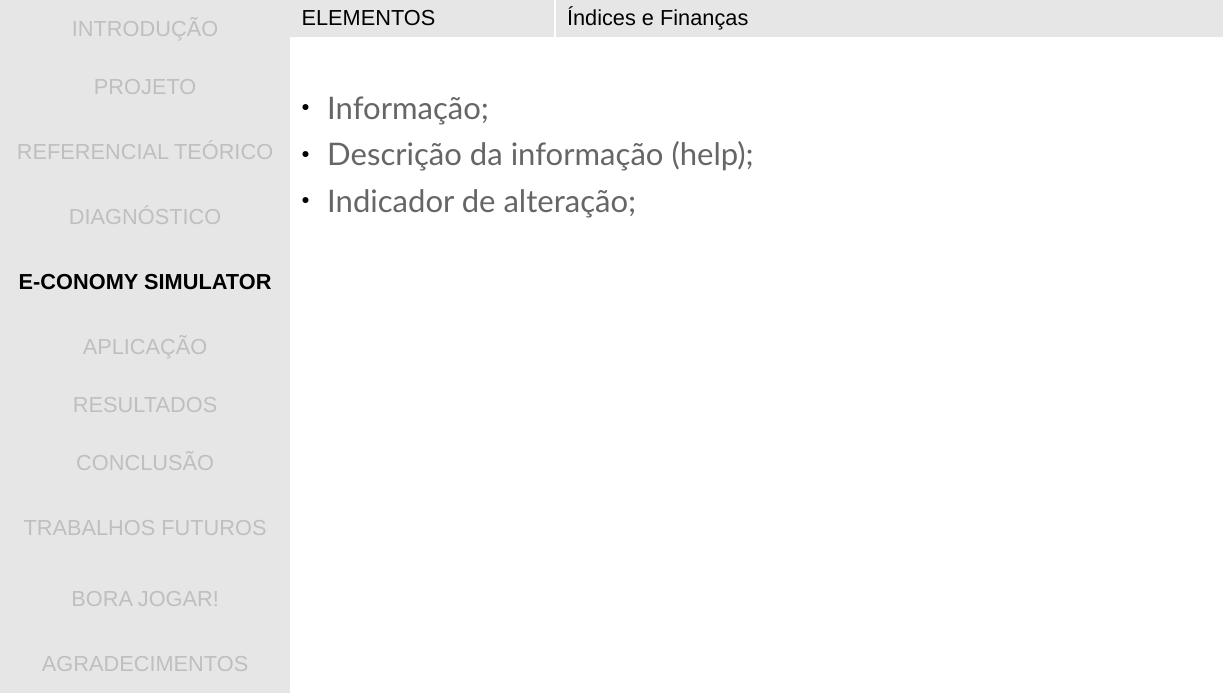
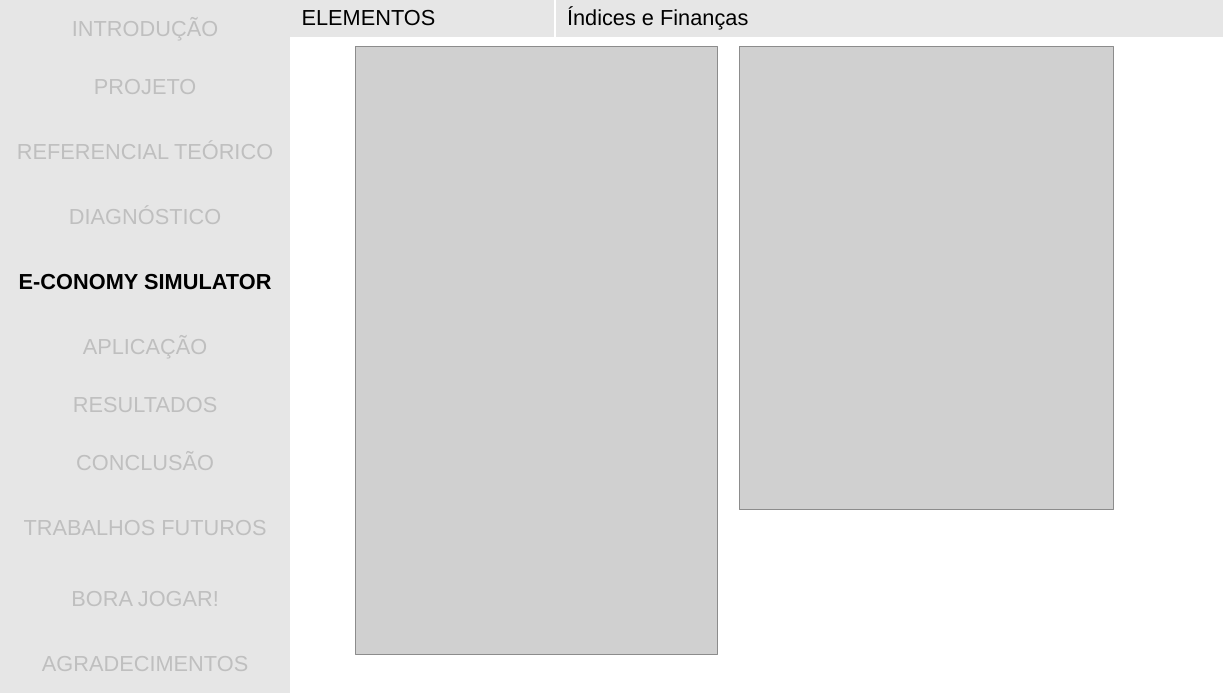
Before and after one commit to gwathsule/e-conomy-simulator, a slide deck: slide 24 of documentacao/apresentacao_tcc.ppt (slide 23 before the commit). Drawn at 1232x693 pixels with LibreOffice and Linux fonts; fonts in the diff are those of the drawing; grey boxes stand for pictures; background and template pictures are left out. Boxes give left, top, right and bottom in pixels: in the first picture for what was removed or moved away, otherwise in the second. Text is boxed around its words. In the diff, an @@ line names an element or a change of style, - is before the commit and + after.

```diff
--- a/documentacao/apresentacao_tcc.ppt
+++ b/documentacao/apresentacao_tcc.ppt
@@ picture added at [356,46,718,654] @@
@@ picture added at [739,46,1113,510] @@
@@ text removed at [327,96,754,218] @@
-● Informação;
-● Descrição da informação (help);
-● Indicador de alteração;
```
Also in this commit, not shown: 9 other slides changed, 2 slides added, 1 other file.
